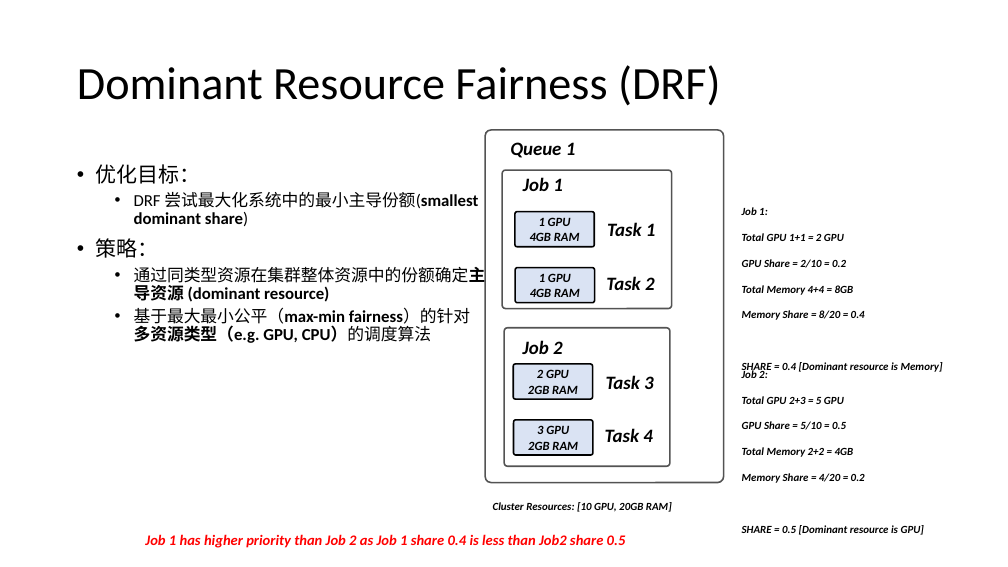
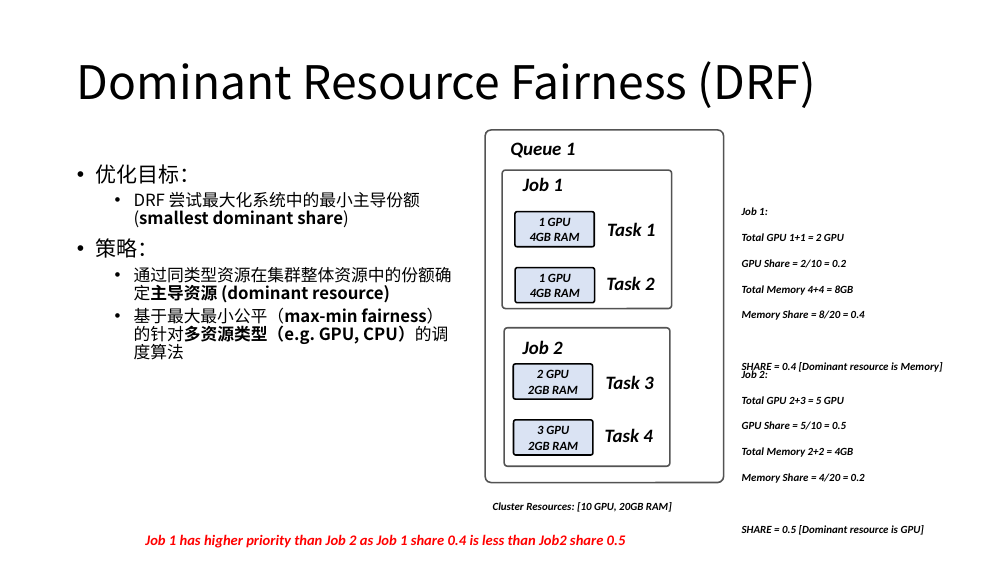
Before and after one commit to microsoft/AI-System, a slide deck: slide 28 of Lectures/BasicTopics/SystemforAI-7-Platform.ppsx. Drawn at 1008x567 pixels with LibreOffice and Linux fonts; fonts in the diff are those of the drawing. Boxes give left, top, right and bottom in pixels: in the first picture for what was removed or moved away, otherwise in the second. Text is boxed around its words. In the diff, an @@ line names an element or a change of style, - is before the commit and + after.

```diff
--- a/Lectures/BasicTopics/SystemforAI-7-Platform.ppsx
+++ b/Lectures/BasicTopics/SystemforAI-7-Platform.ppsx
@@ title "Dominant Resource Fairness (DRF)" at [77, 61, 816, 108]: font Calibri to Noto Sans CJK SC @@
@@ text "优化目标：" at [96, 164, 452, 360]: font Calibri to Noto Sans CJK SC @@
```
Also in this commit, not shown: 17 other slides changed, 3 slides added, 1 slide removed, 3 other files.
